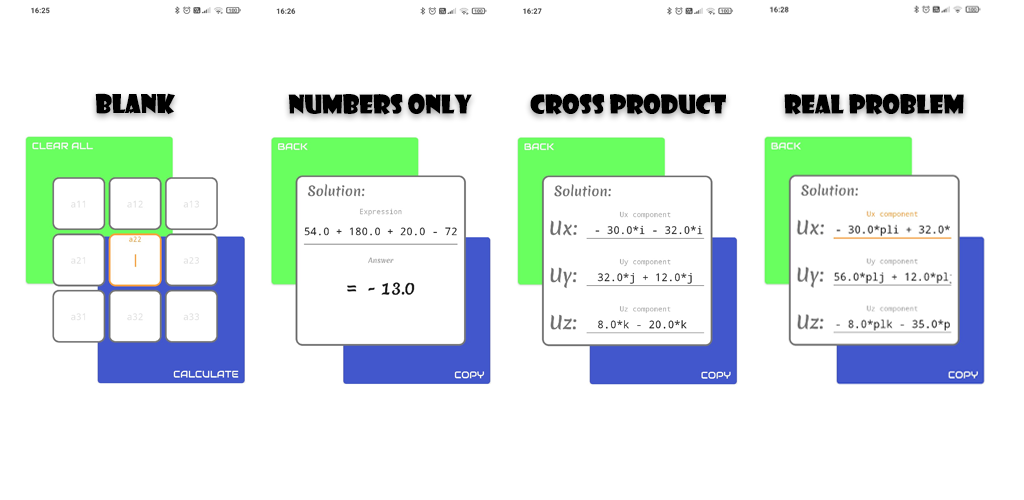
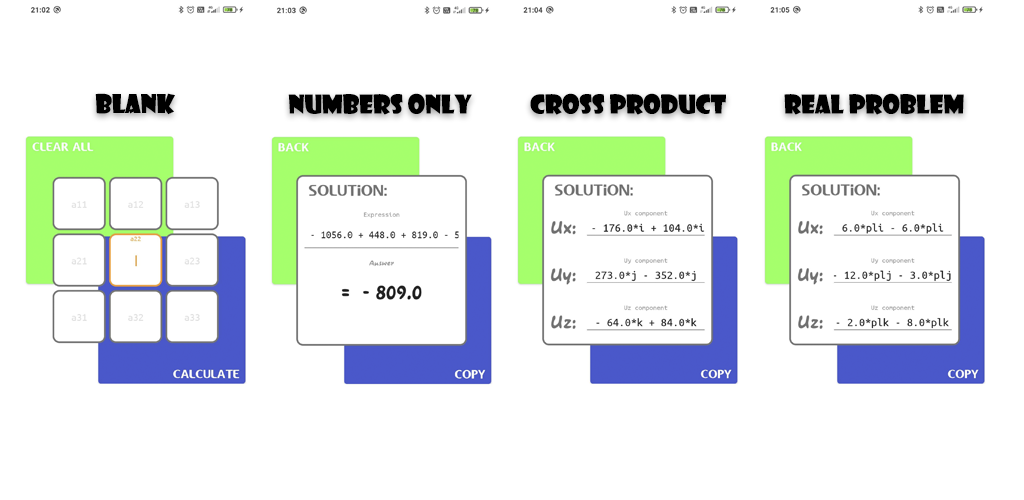
Layer changes from the first 1024x500 image to the second:
renamed "Слой 1" to "Слой 5", moved it above "Слой 8", painted on it over (x1=23, y1=5, x2=247, y2=387)
renamed "Слой 4" to "Слой 8", painted on it over (x1=763, y1=5, x2=986, y2=387)
renamed "Слой 2" to "Слой 6", moved it above "Слой 7", painted on it over (x1=269, y1=5, x2=493, y2=387)
renamed "Слой 3" to "Слой 7", painted on it over (x1=516, y1=6, x2=739, y2=387)
